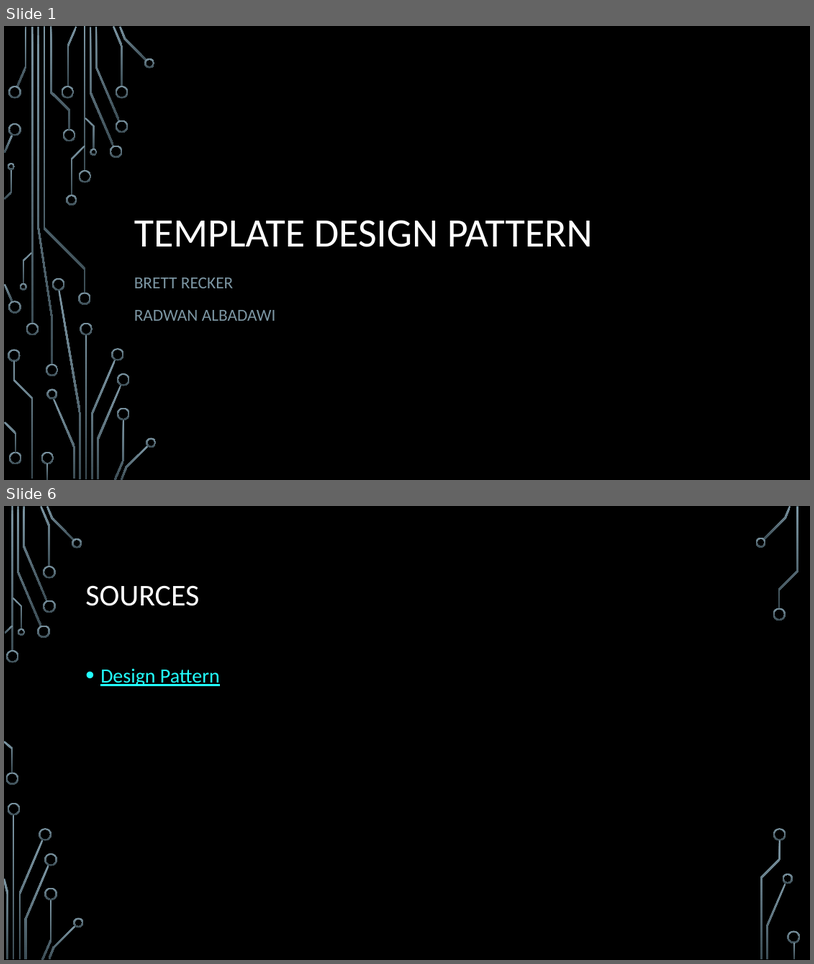
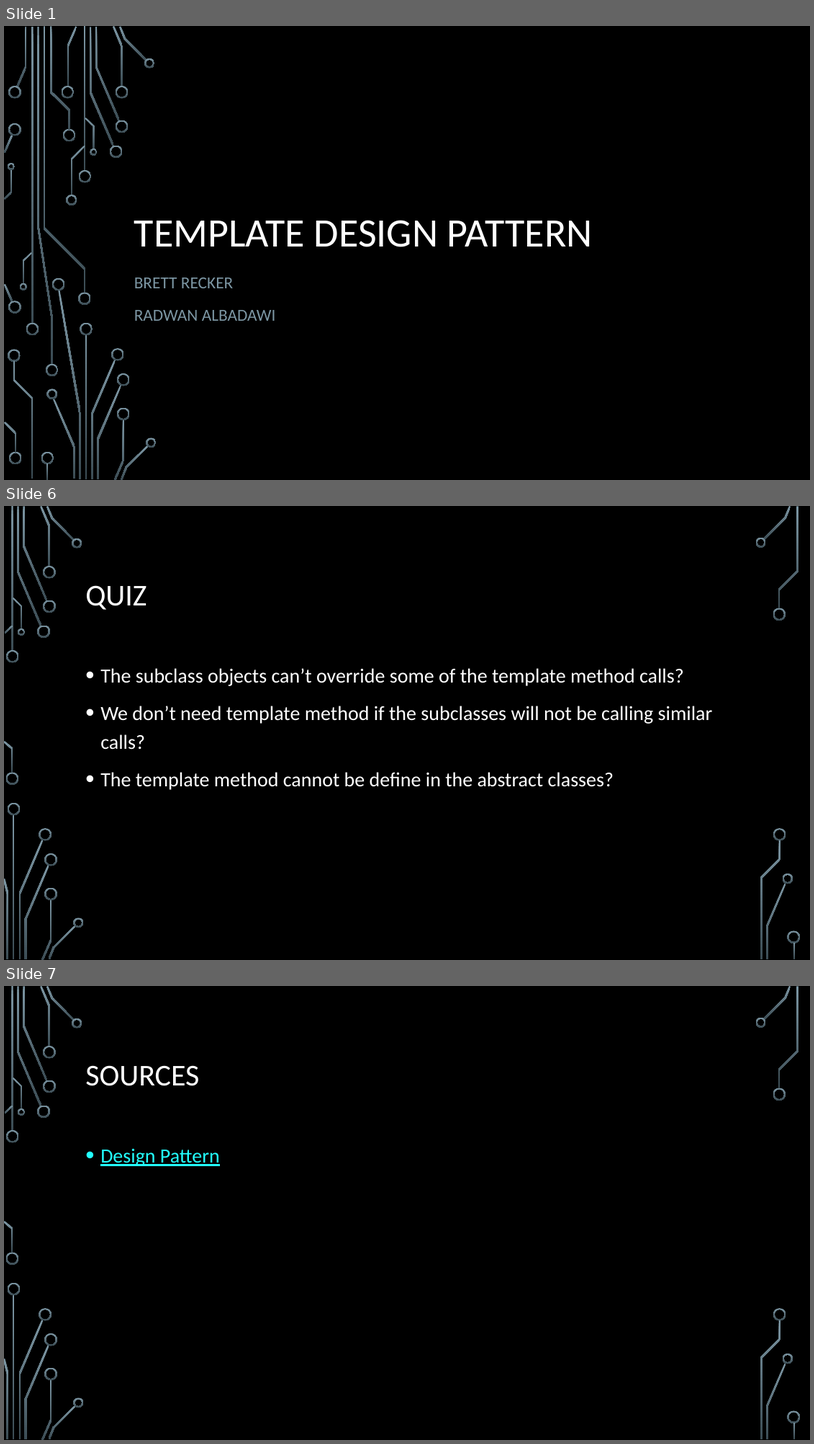
Before and after one commit to RedwanAlbadawi/CS5551_ASE, a slide deck: Design Patterns/Template Design Pattern.pptx. Shown one above the other, each under a label of ours: slides 1 and 6 before the commit, slides 1, 6 and 7 after it; the slides between them are not shown. The pictures are 814x964 and 814x1444 pixels, drawn with LibreOffice and Linux fonts; fonts in the diff are those of the drawing; background and template pictures are left out. Boxes give left, top, right and bottom in pixels: in the first picture for what was removed or moved away, otherwise in the second. Text is boxed around its words. In the diff, an @@ line names an element or a change of style, - is before the commit and + after.

Commit message:
Template Design Pattern

```diff
--- a/Design Patterns/Template Design Pattern.pptx
+++ b/Design Patterns/Template Design Pattern.pptx
@@ slide 6 added at [4,506,810,960], background picture (left out); not listed: 36 template elements that a slide beside it also shows @@
@@ title added at [85,585,147,610], 36 pt, text #FFFFFF @@
+QUIZ
@@ text added at [100,668,713,790], 24 pt, text #FFFFFF @@
+• The subclass objects can’t override some of the template method calls?
+• We don’t need template method if the subclasses will not be calling similar calls?
+• The template method cannot be define in the abstract classes?
@@ what was slide 6 is now slide 7 @@
```
Also in this commit, not shown: 2 slides changed, 2 other slides added, 2 slides removed.
